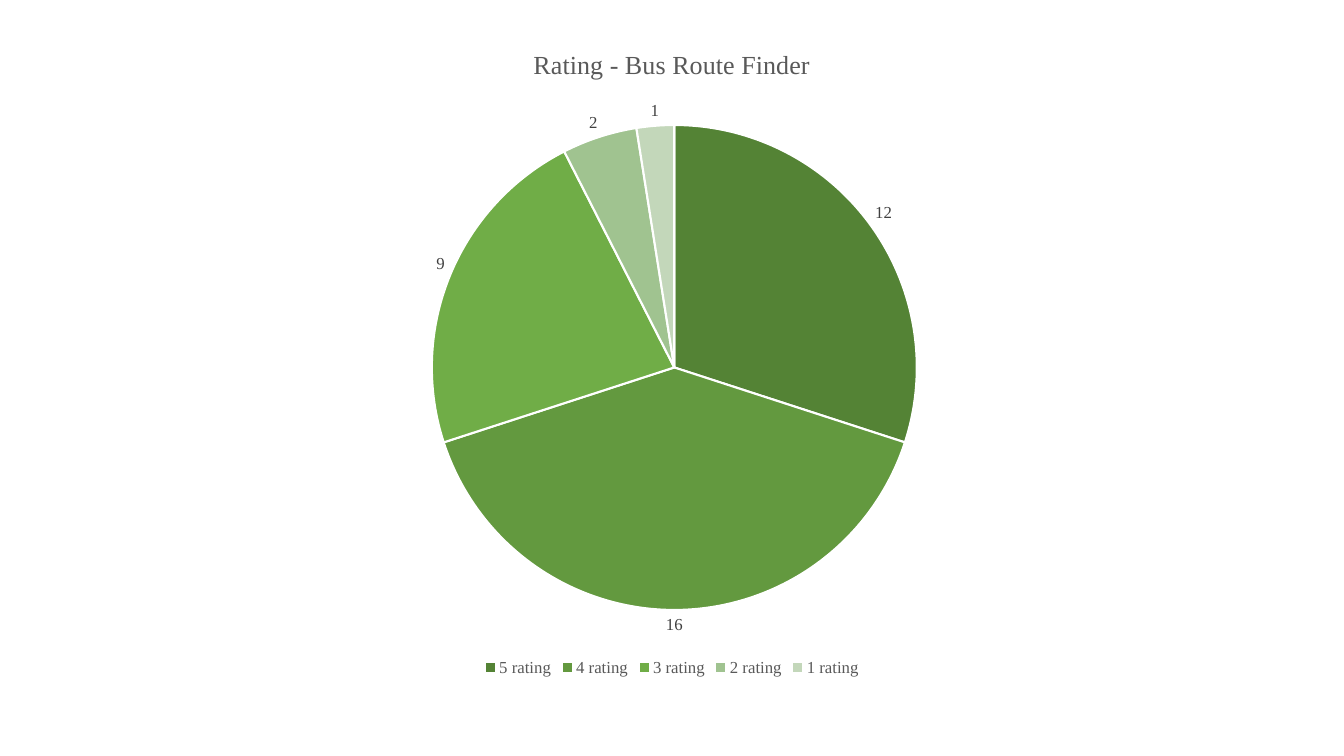
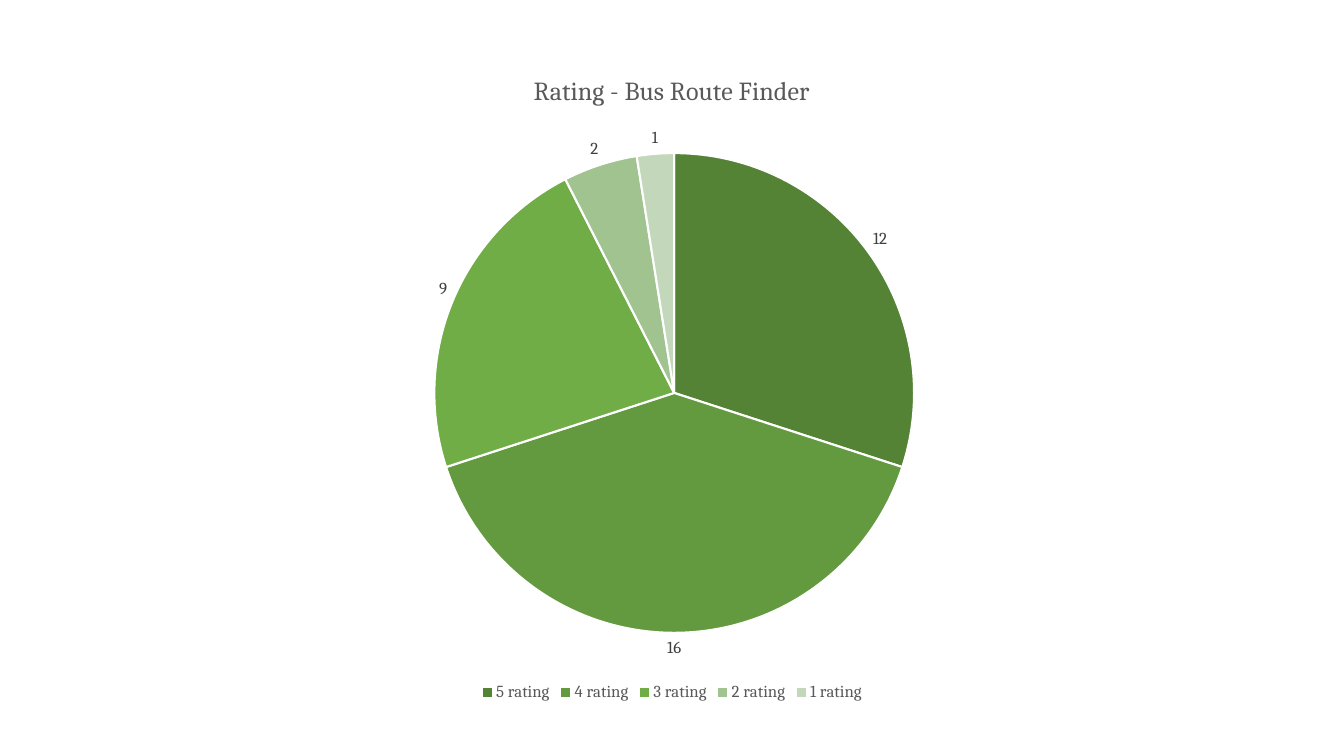
Before and after one commit to afthaj/finalThesis, a slide deck: slide 11 of figures.pptx. Drawn at 1344x756 pixels with LibreOffice and Linux fonts; fonts in the diff are those of the drawing. Boxes give left, top, right and bottom in pixels: in the first picture for what was removed or moved away, otherwise in the second. Text is boxed around its words. In the diff, an @@ line names an element or a change of style, - is before the commit and + after.

```diff
--- a/figures.pptx
+++ b/figures.pptx
@@ pie chart at [386,50,958,707] @@
@@ data labels of Rating - Bus Route Finder changed @@
@@ legend changed @@
@@ lettering changed @@
@@ pie chart: place and size @@
-pie chart at [93,25,1252,682]
+pie chart at [386,50,958,707]
```
Also in this commit, not shown: 15 other slides changed, 37 other files.
